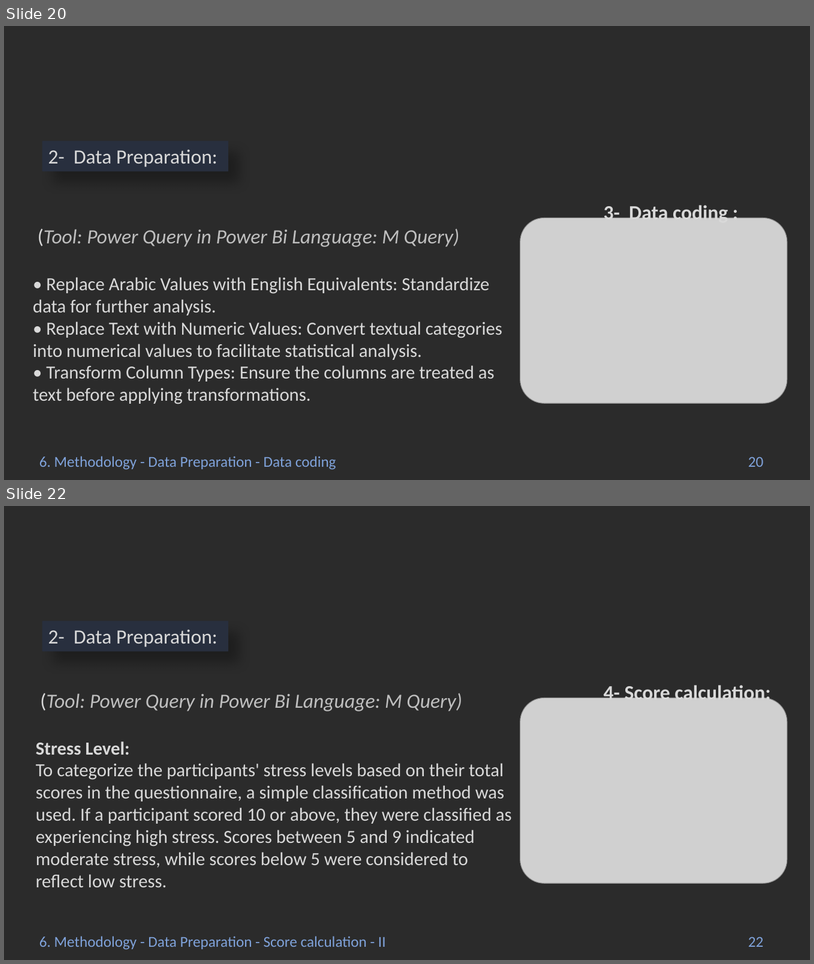
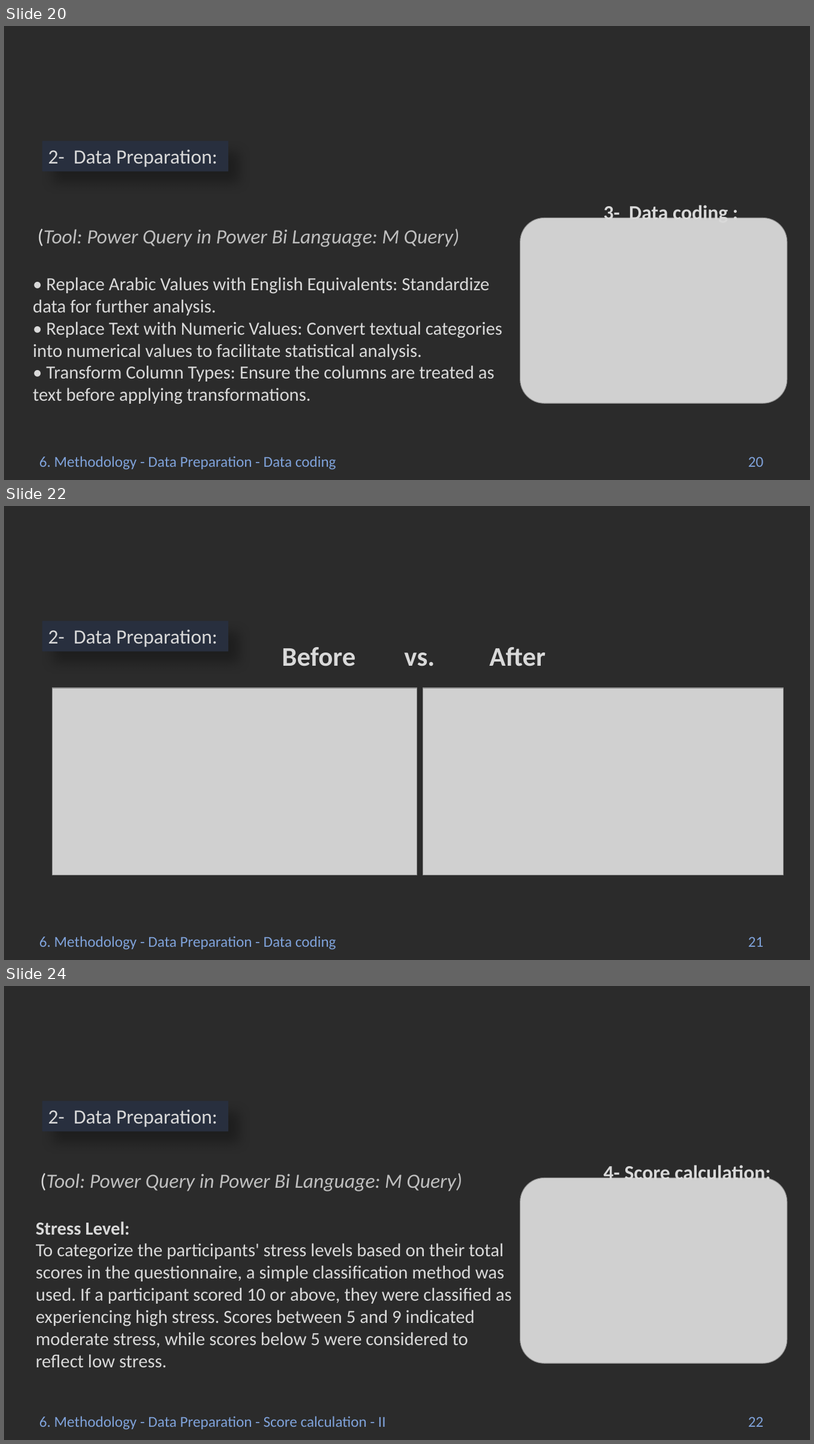
Before and after one commit to Abdelrahmen-Elashry/Mental-Health-Analysis, a slide deck: Statsphere.pptx. Shown one above the other, each under a label of ours: slides 20 and 22 before the commit, slides 20, 22 and 24 after it; the slides between them are not shown. The pictures are 814x964 and 814x1444 pixels, drawn with LibreOffice and Linux fonts; fonts in the diff are those of the drawing; grey boxes stand for pictures; background and template pictures are left out; a plain dark background stands for a picture behind light text. Boxes give left, top, right and bottom in pixels: in the first picture for what was removed or moved away, otherwise in the second. Text is boxed around its words. In the diff, an @@ line names an element or a change of style, - is before the commit and + after.

```diff
--- a/Statsphere.pptx
+++ b/Statsphere.pptx
@@ slide 22 added at (4,506,810,960), background picture (left out) @@
@@ rectangle added at (42,621,228,651), fill #282F3E, 24 pt, text #D9D9D9 @@
+2- Data Preparation:
@@ text added at (282,647,546,666), 32 pt, text #D9D9D9, bold @@
+Before vs. After
@@ picture added at (53,688,417,875) @@
@@ picture added at (423,688,784,875) @@
@@ text added at (39,936,336,949), 18 pt, text #7FA2DA @@
+6. Methodology - Data Preparation - Data coding
@@ text added at (749,936,764,946), 18 pt, text #7FA2DA @@
+21
@@ what was slide 22 is now slide 24 @@
```
Also in this commit, not shown: 15 slides changed, 2 other slides added.
